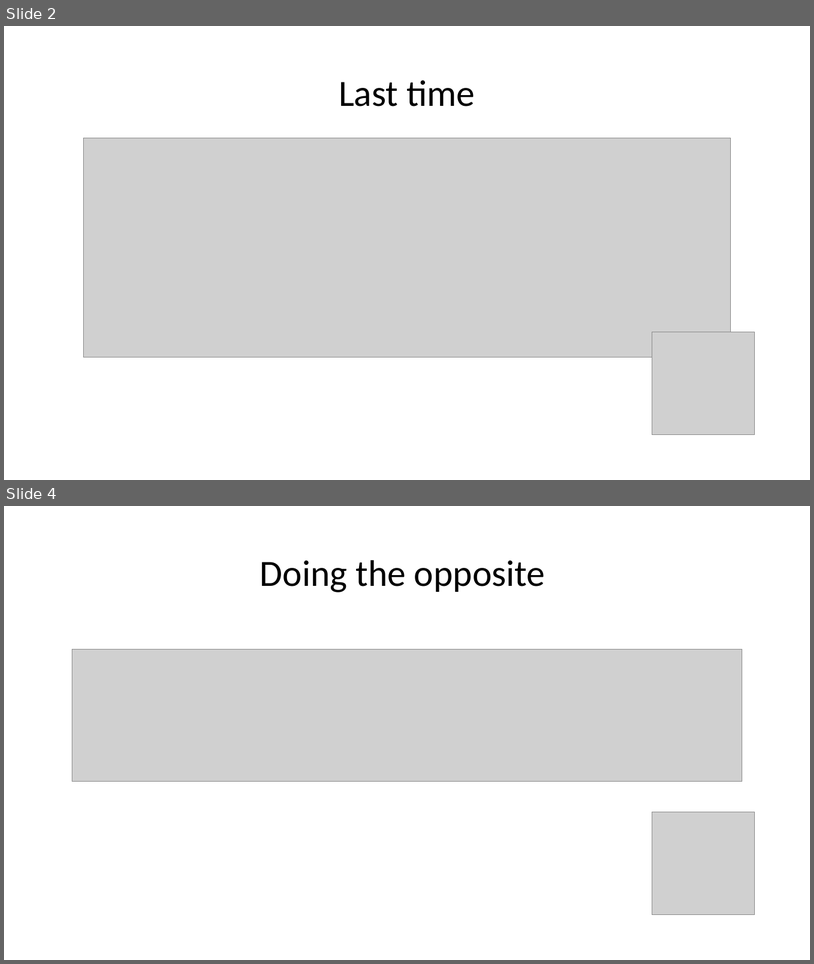
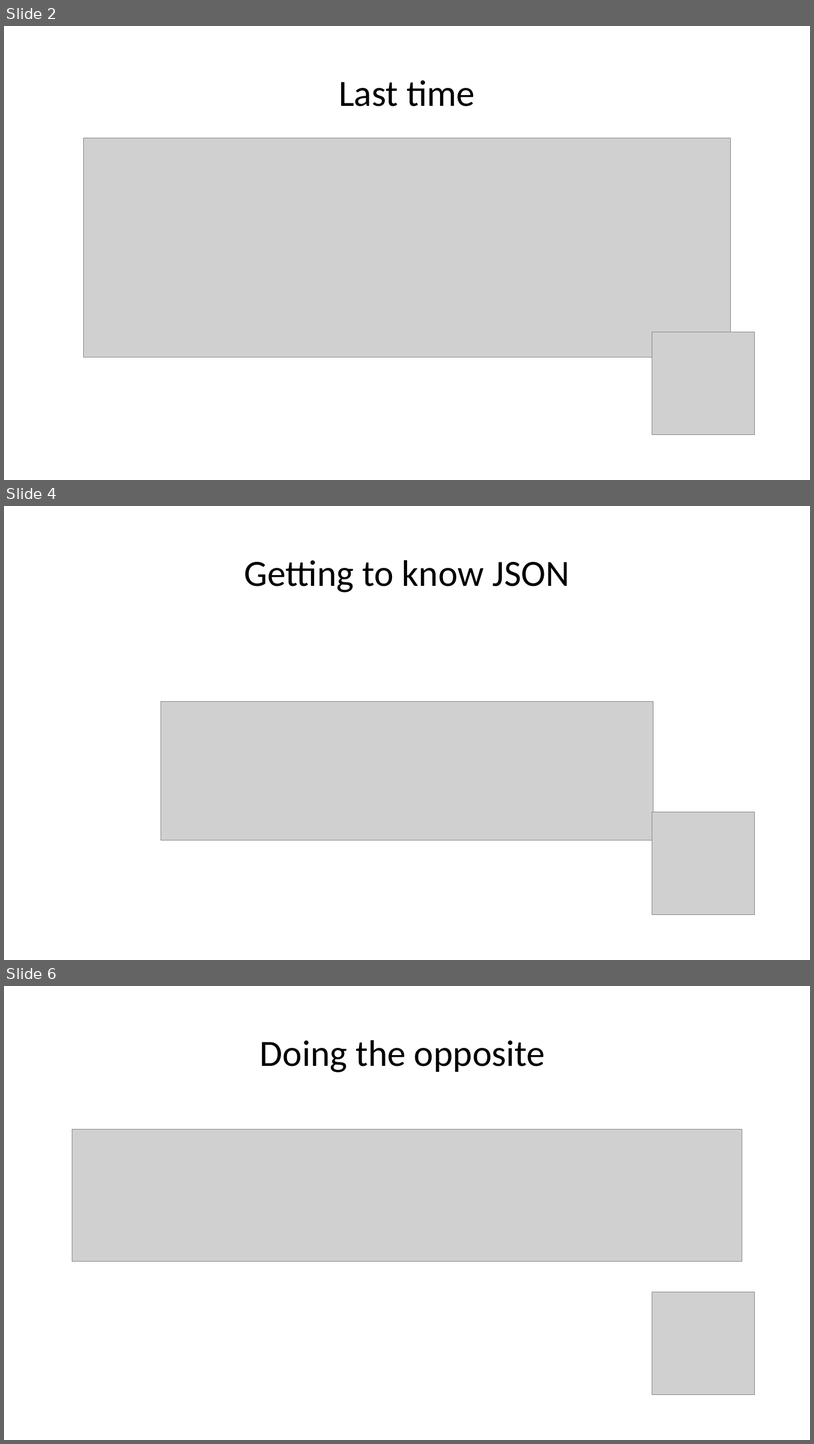
Before and after one commit to wilkotom/python_examples, a slide deck: Python as an additional language/Lesson 6/Session 6.pptx. Shown one above the other, each under a label of ours: slides 2 and 4 before the commit, slides 2, 4 and 6 after it; the slides between them are not shown. The pictures are 814x964 and 814x1444 pixels, drawn with LibreOffice and Linux fonts; fonts in the diff are those of the drawing; grey boxes stand for pictures. Boxes give left, top, right and bottom in pixels: in the first picture for what was removed or moved away, otherwise in the second. Text is boxed around its words. In the diff, an @@ line names an element or a change of style, - is before the commit and + after.

```diff
--- a/Python as an additional language/Lesson 6/Session 6.pptx
+++ b/Python as an additional language/Lesson 6/Session 6.pptx
@@ slide 4 added at [4,506,810,960], background #FFFFFF @@
@@ title added at [244,560,569,592], 44 pt, text #000000 @@
+Getting to know JSON
@@ picture added at [161,702,654,840] @@
@@ picture added at [653,812,755,915] @@
@@ what was slide 4 is now slide 6 @@
```
Also in this commit, not shown: 1 slide changed, 2 other slides added, 1 slide removed.
